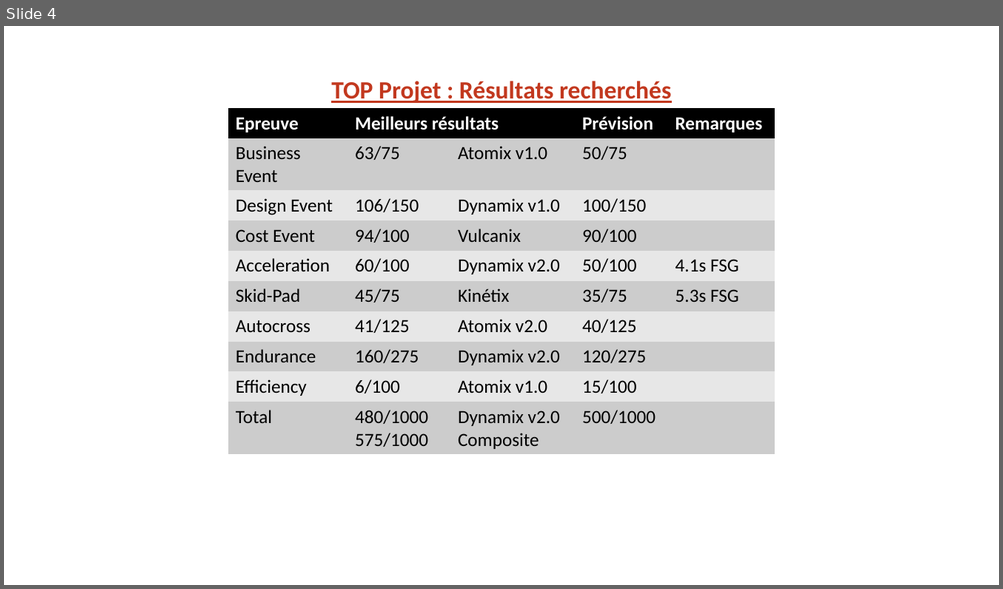
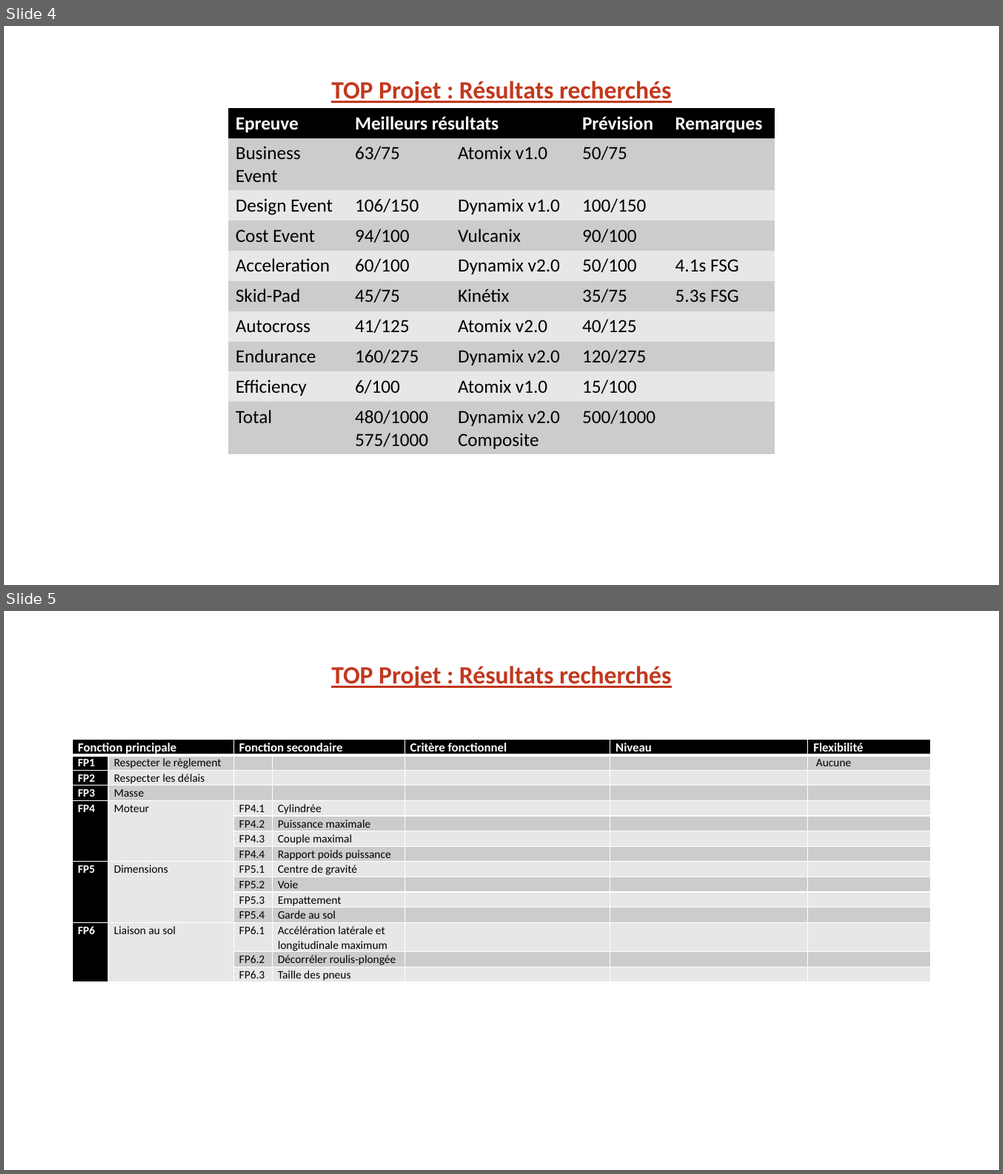
Before and after one commit to EOSCogniton/STUF-2020, a slide deck: AB_TOPs/1_Top_Projet/Top Projet.pptx. Shown one above the other, each under a label of ours: slide 4 before the commit, slides 4 and 5 after it. The pictures are 1003x589 and 1003x1174 pixels, drawn with LibreOffice and Linux fonts; fonts in the diff are those of the drawing; background and template pictures are left out. Boxes give left, top, right and bottom in pixels: in the first picture for what was removed or moved away, otherwise in the second. Text is boxed around its words. In the diff, an @@ line names an element or a change of style, - is before the commit and + after.

Commit message:
GANTT et Top Projet

```diff
--- a/AB_TOPs/1_Top_Projet/Top Projet.pptx
+++ b/AB_TOPs/1_Top_Projet/Top Projet.pptx
@@ slide 5 added at (4,611,999,1170), background picture (left out) @@
@@ text added at (331,666,671,688), 24 pt, text #C2381E, bold, underline @@
+TOP Projet : Résultats recherchés
@@ table added at (73,739,930,984), 15 rows, 7 columns @@
+Fonction principale |  | Fonction secondaire |  | Critère fonctionnel | Niveau | Flexibilité
+FP1 | Respecter le règlement |  |  |  |  | Aucune
+FP2 | Respecter les délais |  |  |  |  | 
+FP3 | Masse |  |  |  |  | 
+FP4 | Moteur | FP4.1 | Cylindrée |  |  | 
+ |  | FP4.2 | Puissance maximale |  |  | 
+ |  | FP4.3 | Couple maximal |  |  | 
+ |  | FP4.4 | Rapport poids puissance |  |  | 
+FP5 | Dimensions | FP5.1 | Centre de gravité |  |  | 
+ |  | FP5.2 | Voie |  |  | 
+ |  | FP5.3 | Empattement |  |  | 
+ |  | FP5.4 | Garde au sol |  |  | 
+FP6 | Liaison au sol | FP6.1 | Accélération latérale et longitudinale maximum |  |  | 
+ |  | FP6.2 | Décorréler roulis-plongée |  |  | 
+ |  | FP6.3 | Taille des pneus |  |  | 
```
Also in this commit, not shown: 1 slide changed, 1 other file.
